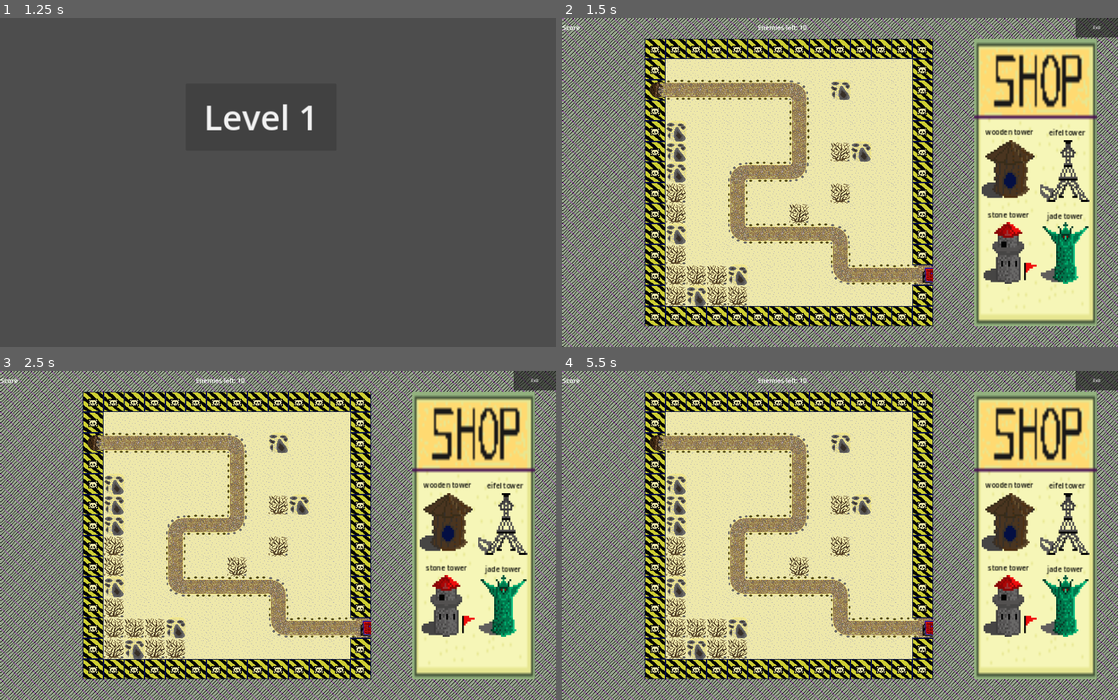
Above: before the commit, frames 1-4 (two rows, left to right).
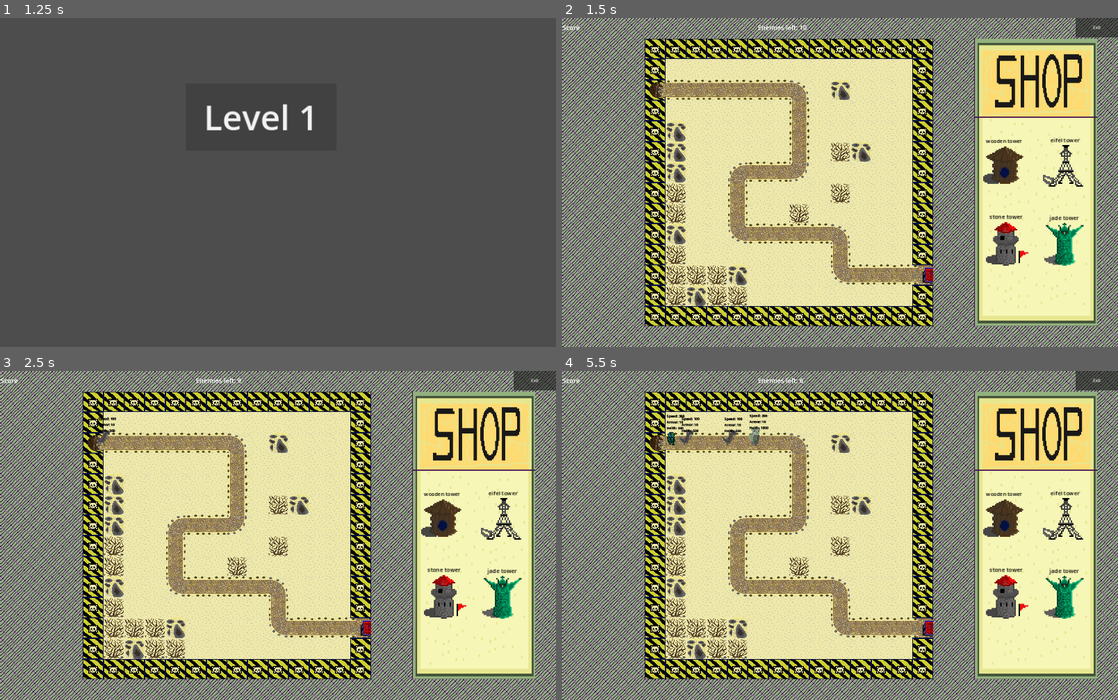
Above: after the commit, the same moments.

Repository: viselogya/FAMCS_TD_GAME_GODOT
Game: Godot game, scene res://menu.tscn
Same seed, same stepped clock (60 frames per second), same inputs: the game is played once before the commit and once after it.
Inputs (mouse positions are in pixels of both pictures, inside the frame that each line leads up to):
- Up to frame 1 (1.25 s): click "Play" at 0.5 s
- Up to frame 2 (1.5 s): click "Level 1" at 1.25 s
- Up to frame 3 (2.5 s): tap Enter at 2 s; move the mouse to (400, 519) at 2.02 s; click (400, 519) at 2.17 s
- Up to frame 4 (5.5 s): move the mouse to (728, 551) at 2.77 s; click (728, 551) at 2.92 s; move the mouse to (895, 463) at 3.52 s; click (895, 463) at 3.67 s; move the mouse to (812, 601) at 4.27 s; click (812, 601) at 4.42 s; move the mouse to (1006, 584) at 5.02 s; click (1006, 584) at 5.17 s

Frame 1 is identical in both runs. In frame 2, 6.9% of the frame differs, in the area x 74-97%, y 6-94%; in frame 3, 7.0%; in frame 4, 7.4%, in the area x 18-97%, y 2-94%.

Commit message:
* изменил спрайт shop * добавил 2 мобов

Diff:
--- /dev/null
+++ b/Enemies/EnemyKnight.gd
@@ -0,0 +1,4 @@
+extends Enemy
+
+func _ready():
+	super._ready()
--- /dev/null
+++ b/Enemies/EnemyKnight.tscn
@@ -0,0 +1,62 @@
+[gd_scene load_steps=9 format=3 uid="uid://dax7qlbc6dftu"]
+
+[ext_resource type="Script" path="res://Enemies/EnemyKnight.gd" id="1_77o8a"]
+[ext_resource type="Texture2D" uid="uid://nhi6h2edcau4" path="res://Enemies/Knight/24.L.L from soul knight.png" id="1_xv3xq"]
+[ext_resource type="Texture2D" uid="uid://dbme8eg6d7ygy" path="res://Enemies/Knight/24.R.L.png" id="2_ifkag"]
+[ext_resource type="Texture2D" uid="uid://bx0xvyacs8fuh" path="res://Enemies/Knight/24.L.R.png" id="3_x8m8h"]
+[ext_resource type="Texture2D" uid="uid://csg7cmxjg53km" path="res://Enemies/Knight/24.R.R.png" id="4_mnykn"]
+[ext_resource type="PackedScene" uid="uid://djjrgeh843ask" path="res://Enemies/debug_theme.tscn" id="5_gm3q7"]
+
+[sub_resource type="SpriteFrames" id="SpriteFrames_rvep4"]
+animations = [{
+"frames": [{
+"duration": 1.0,
+"texture": ExtResource("1_xv3xq")
+}, {
+"duration": 1.0,
+"texture": ExtResource("2_ifkag")
+}],
+"loop": true,
+"name": &"left",
+"speed": 5.0
+}, {
+"frames": [{
+"duration": 1.0,
+"texture": ExtResource("3_x8m8h")
+}, {
+"duration": 1.0,
+"texture": ExtResource("4_mnykn")
+}],
+"loop": true,
+"name": &"right",
+"speed": 5.0
+}]
+
+[sub_resource type="RectangleShape2D" id="RectangleShape2D_x06yr"]
+size = Vector2(81, 97)
+
+[node name="Enemy" type="PathFollow2D"]
+v_offset = -25.0
+rotates = false
+cubic_interp = false
+loop = false
+script = ExtResource("1_77o8a")
+Speed = 300.0
+Armor = 10.0
+Helth = 100.0
+
+[node name="Knight" type="AnimatedSprite2D" parent="."]
+sprite_frames = SubResource("SpriteFrames_rvep4")
+animation = &"right"
+autoplay = "right"
+
+[node name="unit_stats" parent="." instance=ExtResource("5_gm3q7")]
+position = Vector2(-19, -131)
+
+[node name="HitBox" type="Area2D" parent="."]
+collision_layer = 4
+collision_mask = 10
+
+[node name="CollisionShape2D" type="CollisionShape2D" parent="HitBox"]
+position = Vector2(0.5, 1.5)
+shape = SubResource("RectangleShape2D_x06yr")
--- /dev/null
+++ b/Enemies/EnemySkeleton.gd
@@ -0,0 +1,6 @@
+extends Enemy
+
+
+# Called when the node enters the scene tree for the first time.
+func _ready():
+	super._ready()
--- /dev/null
+++ b/Enemies/EnemySkeleton.tscn
@@ -0,0 +1,62 @@
+[gd_scene load_steps=9 format=3 uid="uid://da4brwqmm42o"]
+
+[ext_resource type="Script" path="res://Enemies/EnemySkeleton.gd" id="1_yl6vm"]
+[ext_resource type="Texture2D" uid="uid://c2ggb4d4jdlqp" path="res://Enemies/Skeleton/23.L.L skelet.png" id="2_fd7eq"]
+[ext_resource type="Texture2D" uid="uid://dfkqmfdrccnty" path="res://Enemies/Skeleton/23.R.L.png" id="3_cjhca"]
+[ext_resource type="Texture2D" uid="uid://bx1d6by51tb8c" path="res://Enemies/Skeleton/23.L.R.png" id="4_duy2x"]
+[ext_resource type="Texture2D" uid="uid://csrmc2qk587o6" path="res://Enemies/Skeleton/23.R.R.png" id="5_qih1a"]
+[ext_resource type="PackedScene" uid="uid://djjrgeh843ask" path="res://Enemies/debug_theme.tscn" id="6_u45av"]
+
+[sub_resource type="SpriteFrames" id="SpriteFrames_773r0"]
+animations = [{
+"frames": [{
+"duration": 1.0,
+"texture": ExtResource("2_fd7eq")
+}, {
+"duration": 1.0,
+"texture": ExtResource("3_cjhca")
+}],
+"loop": true,
+"name": &"left",
+"speed": 5.0
+}, {
+"frames": [{
+"duration": 1.0,
+"texture": ExtResource("4_duy2x")
+}, {
+"duration": 1.0,
+"texture": ExtResource("5_qih1a")
+}],
+"loop": true,
+"name": &"right",
+"speed": 5.0
+}]
+
+[sub_resource type="RectangleShape2D" id="RectangleShape2D_0yebp"]
+size = Vector2(55, 88)
+
+[node name="Enemy" type="PathFollow2D"]
+v_offset = -20.0
+rotates = false
+cubic_interp = false
+loop = false
+script = ExtResource("1_yl6vm")
+Speed = 100.0
+Armor = 10.0
+Helth = 1000.0
+
+[node name="Skeleton" type="AnimatedSprite2D" parent="."]
+sprite_frames = SubResource("SpriteFrames_773r0")
+animation = &"left"
+autoplay = "right"
+
+[node name="unit_stats" parent="." instance=ExtResource("6_u45av")]
+position = Vector2(-22, -130)
+
+[node name="HitBox" type="Area2D" parent="."]
+collision_layer = 4
+collision_mask = 10
+
+[node name="CollisionShape2D" type="CollisionShape2D" parent="HitBox"]
+position = Vector2(6.5, -5)
+shape = SubResource("RectangleShape2D_0yebp")
--- a/Wave_spawner.gd
+++ b/Wave_spawner.gd
@@ -3,7 +3,9 @@
 var Enemies = [
 	preload("res://Enemies/EnemyDinosaur.tscn"),
 	preload("res://Enemies/EnemyRobot.tscn"),
-	preload("res://Enemies/EnemyStoneGolem.tscn")]
+	preload("res://Enemies/EnemyStoneGolem.tscn"),
+	preload("res://Enemies/EnemySkeleton.tscn"),
+	preload("res://Enemies/EnemyKnight.tscn")]
 
 
 @onready var EnemyPath = get_parent().get_node("EnemyPath")
@@ -38,9 +40,9 @@
 	update_waves_label()
 
 func _on_spawn_timer_timeout():
-	if quantity_enemies_in_level >= 0:
+	if enemies_in_wave_left > 0:
 		add_enemy()
-		var time_delay = randi() % 6 + 5
+		var time_delay = randi() % 2
 		print(time_delay)
 		SpawnTimer.start(time_delay)
 
--- a/level.gd
+++ b/level.gd
@@ -3,7 +3,9 @@
 var Enemies = [
 	preload("res://Enemies/EnemyDinosaur.tscn"),
 	preload("res://Enemies/EnemyRobot.tscn"),
-	preload("res://Enemies/EnemyStoneGolem.tscn")]
+	preload("res://Enemies/EnemyStoneGolem.tscn"),
+	preload("res://Enemies/EnemySkeleton.tscn"),
+	preload("res://Enemies/EnemyKnight.tscn")]
 
 var Towers = [
 	preload("res://Towers/wooden_tower/wooden_tower.tscn")
--- a/level_1.tscn
+++ b/level_1.tscn
@@ -175,8 +175,8 @@
 script = ExtResource("2_3rdsk")
 
 [node name="SpawnTimer" type="Timer" parent="Wave_spawner"]
-wait_time = 5.0
 one_shot = true
+autostart = true
 
 [node name="ground_tile" type="TileMap" parent="."]
 visibility_layer = 2
--- a/shop.tscn
+++ b/shop.tscn
@@ -1,7 +1,7 @@
 [gd_scene load_steps=8 format=3 uid="uid://3vhu2q325nlc"]
 
 [ext_resource type="Script" path="res://shop.gd" id="1_pxlnj"]
-[ext_resource type="Texture2D" uid="uid://leqlsfnoa0od" path="res://FAMCS.TD_design-main/34 shop.png" id="1_w010h"]
+[ext_resource type="Texture2D" uid="uid://1a2m1363c717" path="res://FAMCS.TD_design-main/35 shop.png" id="2_1ekqv"]
 [ext_resource type="Texture2D" uid="uid://bfj25new42fu2" path="res://Towers/wooden_tower/7.2.png" id="2_cceu7"]
 [ext_resource type="Texture2D" uid="uid://ibqvme28raam" path="res://Towers/eiffel_tower/9.b.png" id="3_4fvsr"]
 [ext_resource type="Texture2D" uid="uid://b37oa4pvrf8io" path="res://Towers/stone_tower/8.1.png" id="4_udq4v"]
@@ -14,9 +14,9 @@
 script = ExtResource("1_pxlnj")
 
 [node name="Sprite2D" type="Sprite2D" parent="."]
-position = Vector2(2349, 765)
-scale = Vector2(9.0625, 14.0625)
-texture = ExtResource("1_w010h")
+position = Vector2(2210, 765)
+scale = Vector2(0.98, 1.528)
+texture = ExtResource("2_1ekqv")
 
 [node name="Control" type="Control" parent="Sprite2D"]
 layout_mode = 3
@@ -32,8 +32,8 @@
 offset_bottom = 96.0
 
 [node name="Sprite2D5" type="Sprite2D" parent="Sprite2D/Control/GridContainer"]
-position = Vector2(-1.21149, 34.1333)
-scale = Vector2(0.291954, 0.213333)
+position = Vector2(-239.397, -60.411)
+scale = Vector2(2.04056, 1.268)
 texture = ExtResource("2_cceu7")
 offset = Vector2(65, 48)
 
@@ -51,8 +51,8 @@
 text = "wooden tower"
 
 [node name="Sprite2D2" type="Sprite2D" parent="Sprite2D/Control/GridContainer"]
-position = Vector2(31.7793, 34.1333)
-scale = Vector2(0.294201, 0.213333)
+position = Vector2(66.7255, -63.6833)
+scale = Vector2(2.20124, 1.3089)
 texture = ExtResource("3_4fvsr")
 offset = Vector2(54, 48)
 
@@ -70,8 +70,8 @@
 text = "eifel tower"
 
 [node name="Sprite2D3" type="Sprite2D" parent="Sprite2D/Control/GridContainer"]
-position = Vector2(2.20029, 61.44)
-scale = Vector2(0.301827, 0.213333)
+position = Vector2(-209.695, 171.264)
+scale = Vector2(2.24794, 1.39071)
 texture = ExtResource("4_udq4v")
 offset = Vector2(50, 48)
 
@@ -89,8 +89,8 @@
 text = "stone tower"
 
 [node name="Sprite2D4" type="Sprite2D" parent="Sprite2D/Control/GridContainer"]
-position = Vector2(31.7793, 61.44)
-scale = Vector2(0.29169, 0.213222)
+position = Vector2(67.7459, 171.919)
+scale = Vector2(2.23199, 1.39071)
 texture = ExtResource("5_8a3tq")
 offset = Vector2(50, 48)
 
Binary file added: Enemies/Knight/24.L.L from soul knight.png
Not shown, added: Enemies/Knight/24.L.L from soul knight.png.import
Binary file added: Enemies/Knight/24.L.R.png
Not shown, added: Enemies/Knight/24.L.R.png.import
Binary file added: Enemies/Knight/24.R.L.png
Not shown, added: Enemies/Knight/24.R.L.png.import
Binary file added: Enemies/Knight/24.R.R.png
Not shown, added: Enemies/Knight/24.R.R.png.import
Binary file added: Enemies/Skeleton/23.L.L skelet.png
Not shown, added: Enemies/Skeleton/23.L.L skelet.png.import
Binary file added: Enemies/Skeleton/23.L.R.png
Not shown, added: Enemies/Skeleton/23.L.R.png.import
(and 6 more such lines)
